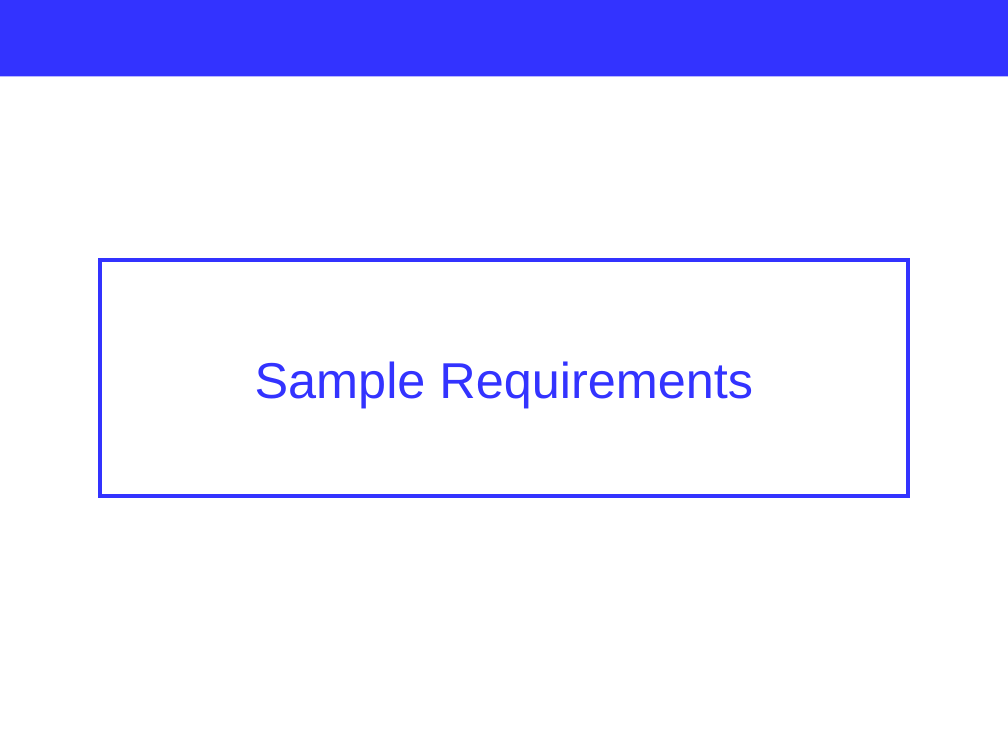
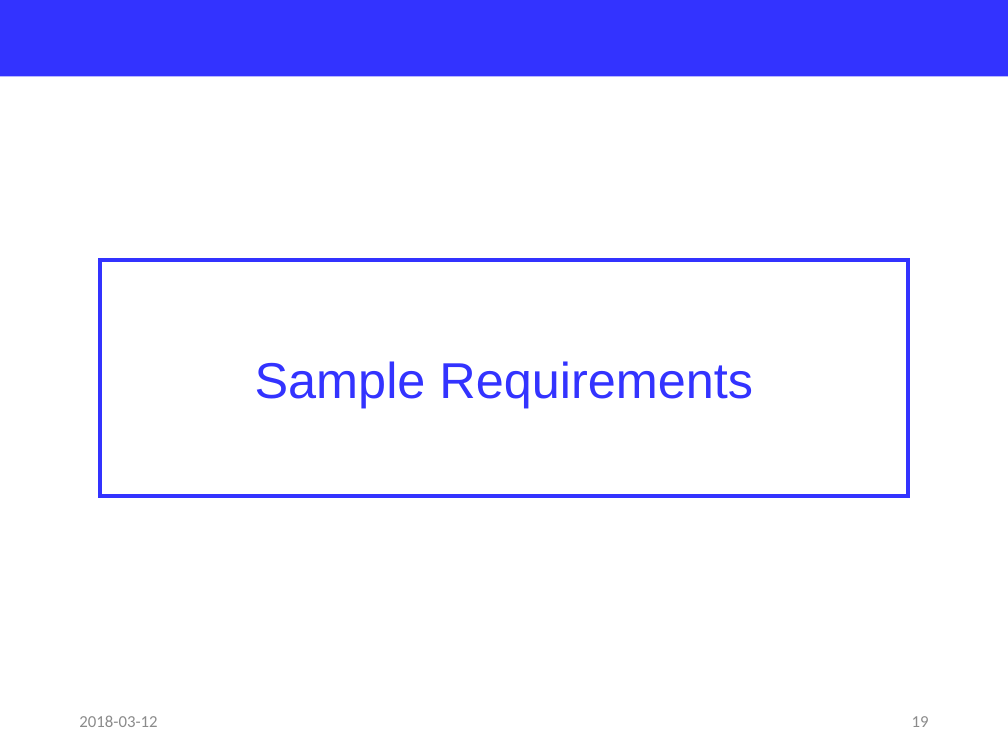
Before and after one commit to jglee96/NBTP_Lab, a slide deck: slide 19 of Terahertz Metrology/Ch2/Terahertz Metrology_Ch2.pptx (slide 18 before the commit). Drawn at 1008x756 pixels with LibreOffice and Linux fonts; fonts in the diff are those of the drawing. Boxes give left, top, right and bottom in pixels: in the first picture for what was removed or moved away, otherwise in the second. Text is boxed around its words. In the diff, an @@ line names an element or a change of style, - is before the commit and + after.

```diff
--- a/Terahertz Metrology/Ch2/Terahertz Metrology_Ch2.pptx
+++ b/Terahertz Metrology/Ch2/Terahertz Metrology_Ch2.pptx
@@ text added at [79,715,157,727], 12 pt, text #8C8C8C @@
+2018-03-12
@@ page number added at [912,716,929,727], 12 pt, text #8C8C8C @@
+19
```
Also in this commit, not shown: 20 other slides changed, 2 slides added, 1 slide removed, 4 other files.
